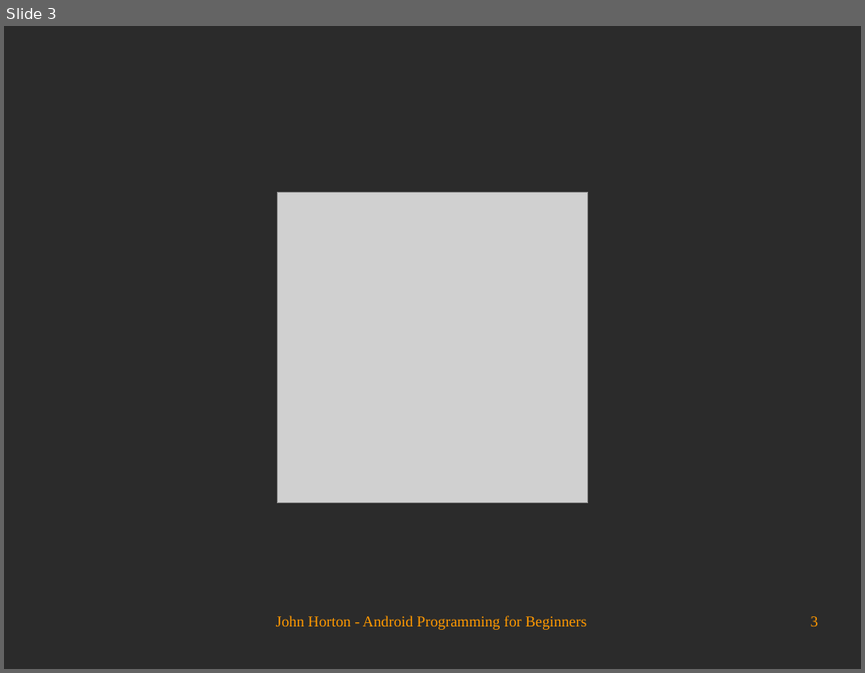
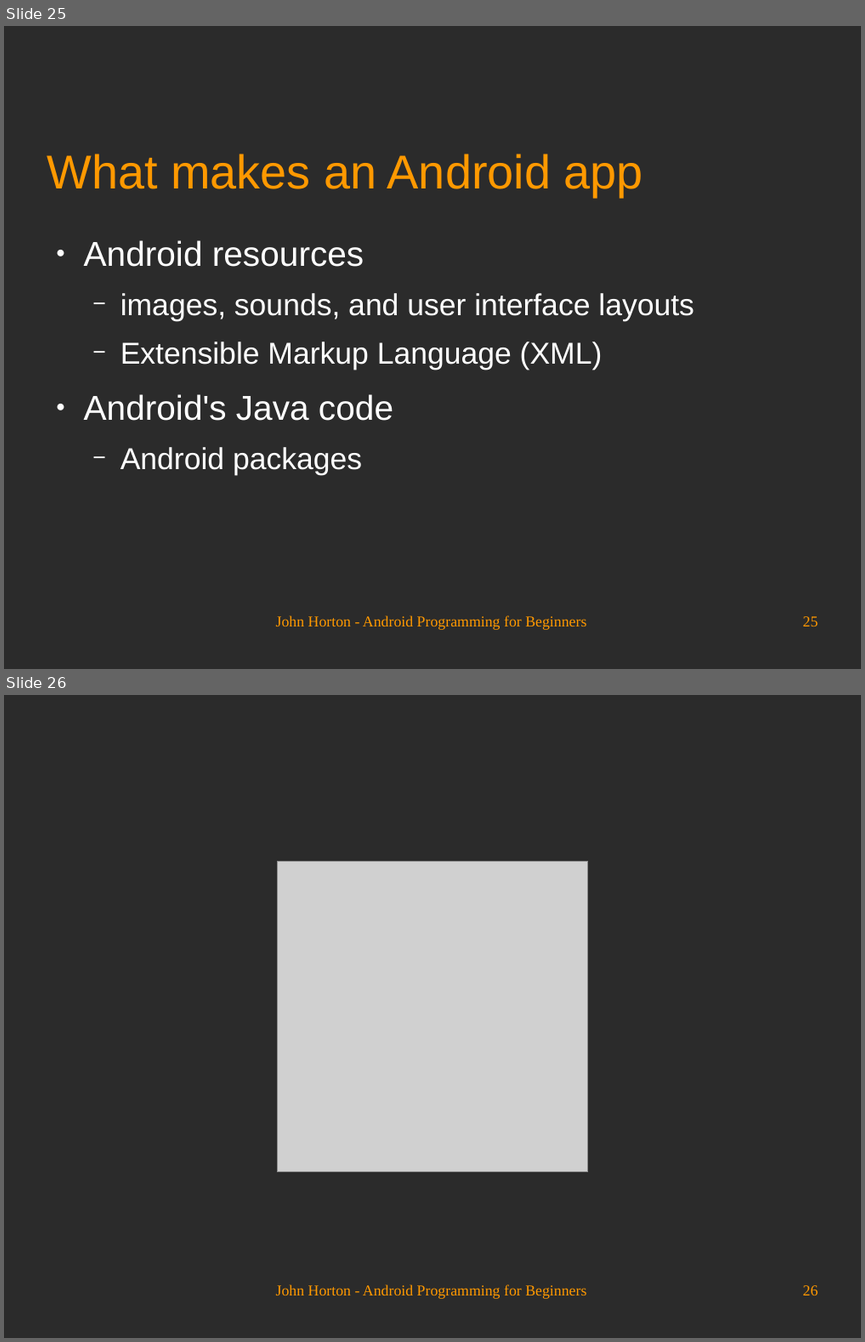
Before and after one commit to Academy-Soft-Intellect/Android-Programming-for-Beginners, a slide deck: 01_The_First_App.odp. Shown one above the other, each under a label of ours: slide 3 before the commit, slides 25 and 26 after it. The pictures are 865x673 and 865x1342 pixels, drawn with LibreOffice and Linux fonts; fonts in the diff are those of the drawing; grey boxes stand for pictures; background and template pictures are left out; a plain dark background stands for a picture behind light text. Boxes give left, top, right and bottom in pixels: in the first picture for what was removed or moved away, otherwise in the second. Text is boxed around its words. In the diff, an @@ line names an element or a change of style, - is before the commit and + after.

```diff
--- a/01_The_First_App.odp
+++ b/01_The_First_App.odp
@@ slide 25 added at (4,26,861,669), background picture (left out) @@
@@ title added at (46,154,643,197), 44 pt, text #FF9900 @@
+What makes an Android app
@@ text added at (84,240,694,475), 28 pt, text #FFFFFF @@
+● Android resources
+  − images, sounds, and user interface layouts
+  − Extensible Markup Language (XML)
+● Android's Java code
+  − Android packages
@@ text added at (276,615,586,630), 14 pt, text #FF9900 @@
+John Horton - Android Programming for Beginners
@@ page number added at (803,616,818,626), 14 pt, text #FF9900 @@
+25
@@ what was slide 3 is now slide 26 @@
@@ page number at (803,1285,818,1295): text changed @@
-3
+26
```
Also in this commit, not shown: 2 slides changed, 22 other slides added.
